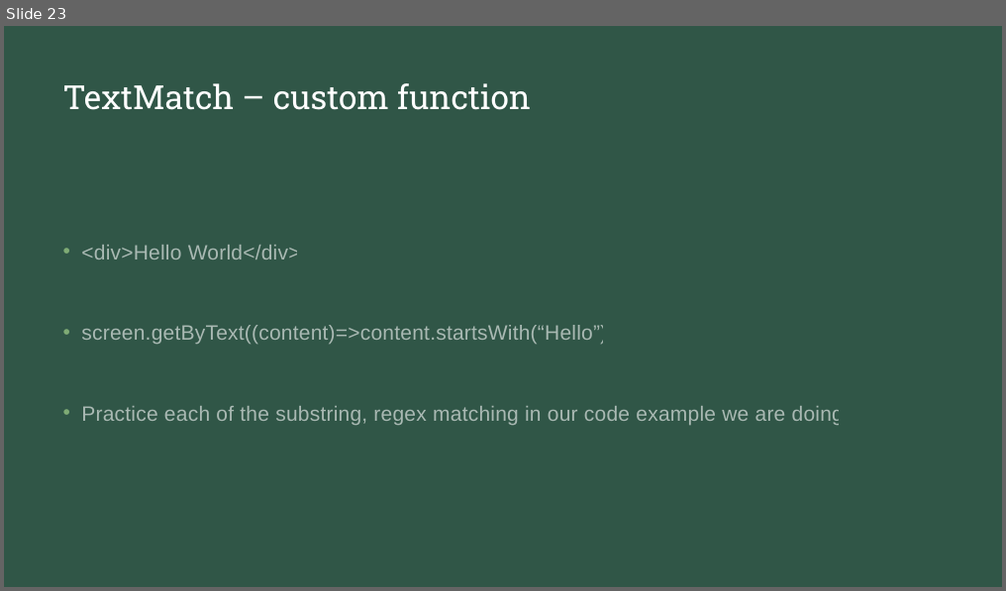
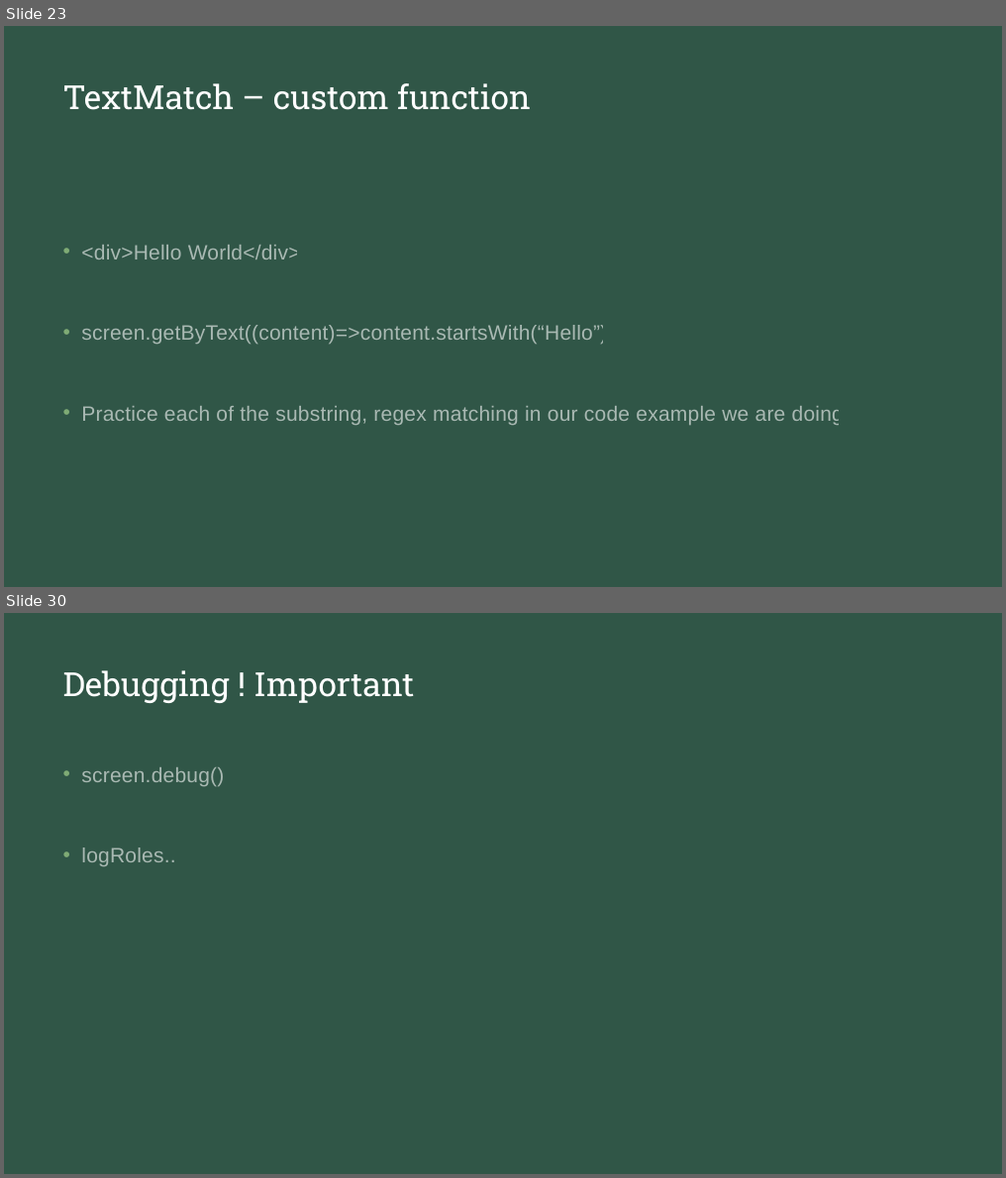
Before and after one commit to natiquekeyin/spring2023, a slide deck: JavaScript/Week12/Week12.pptx. Shown one above the other, each under a label of ours: slide 23 before the commit, slides 23 and 30 after it; the slides between them are not shown. The pictures are 1006x591 and 1006x1178 pixels, drawn with LibreOffice and Linux fonts; fonts in the diff are those of the drawing. Boxes give left, top, right and bottom in pixels: in the first picture for what was removed or moved away, otherwise in the second. Text is boxed around its words. In the diff, an @@ line names an element or a change of style, - is before the commit and + after.

```diff
--- a/JavaScript/Week12/Week12.pptx
+++ b/JavaScript/Week12/Week12.pptx
@@ slide 30 added at box(4, 613, 1002, 1174), background #213B31; not listed: 1 template element that a slide beside it also shows @@
@@ title added at box(63, 670, 414, 703), 32 pt, text #FFFFFF @@
+Debugging ! Important
@@ text added at box(81, 767, 224, 866), 20 pt, text #FFFFFF at 58% opacity @@
+• screen.debug()
+• logRoles..
```
Also in this commit, not shown: 2 slides changed, 12 other slides added, 7 other files.
